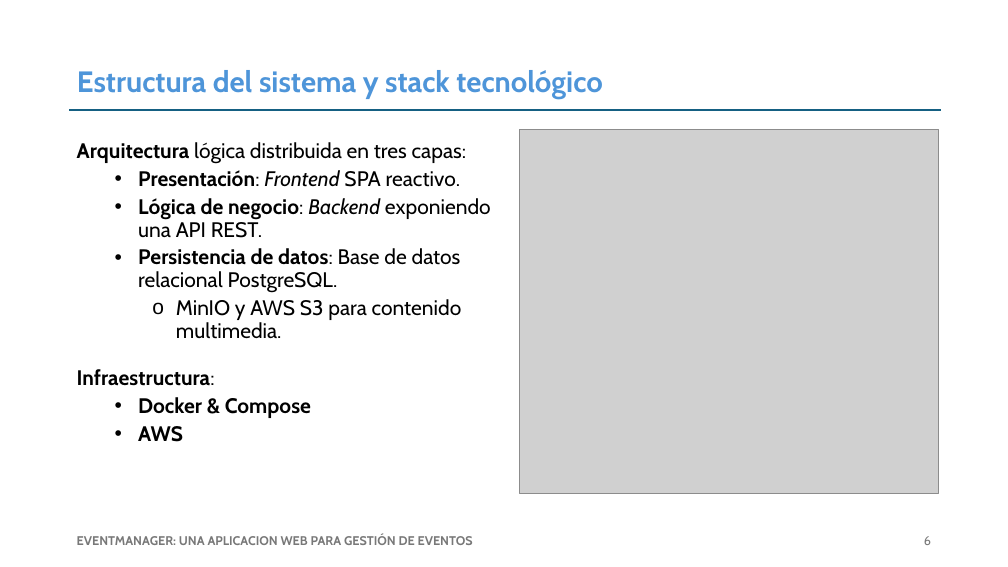
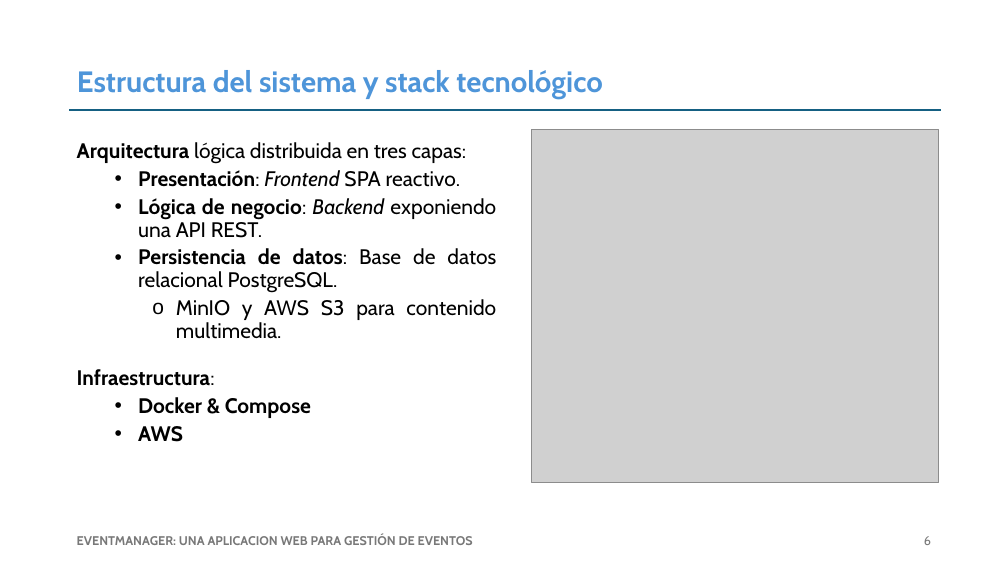
Before and after one commit to codeurjc-students/2025-EventManager, a slide deck: slide 7 of Defensa_GII_SergioTorresRivero.pptx. Drawn at 1008x567 pixels with LibreOffice and Linux fonts; fonts in the diff are those of the drawing; grey boxes stand for pictures. Boxes give left, top, right and bottom in pixels: in the first picture for what was removed or moved away, otherwise in the second. Text is boxed around its words. In the diff, an @@ line names an element or a change of style, - is before the commit and + after.

```diff
--- a/Defensa_GII_SergioTorresRivero.pptx
+++ b/Defensa_GII_SergioTorresRivero.pptx
@@ picture: place and size @@
-picture at [520, 129, 939, 493]
+picture at [532, 129, 939, 483]
@@ text at [138, 170, 496, 339]: alignment left to justified @@
```
Also in this commit, not shown: 2 other slides changed, 1 other file.
